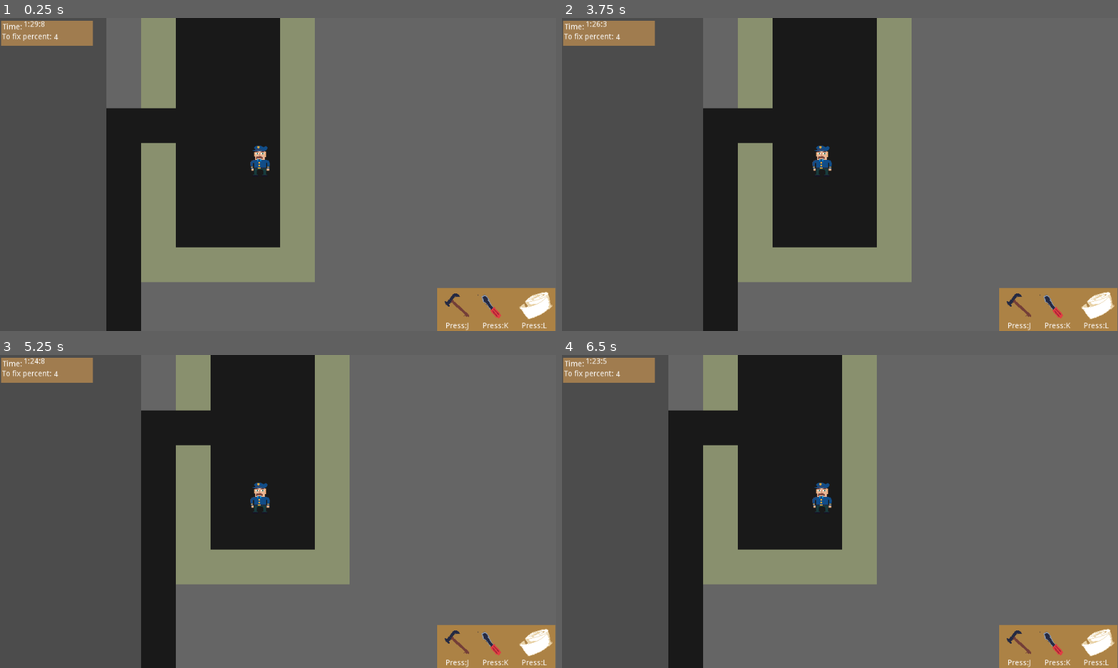
Above: before the commit, frames 1-4 (two rows, left to right).
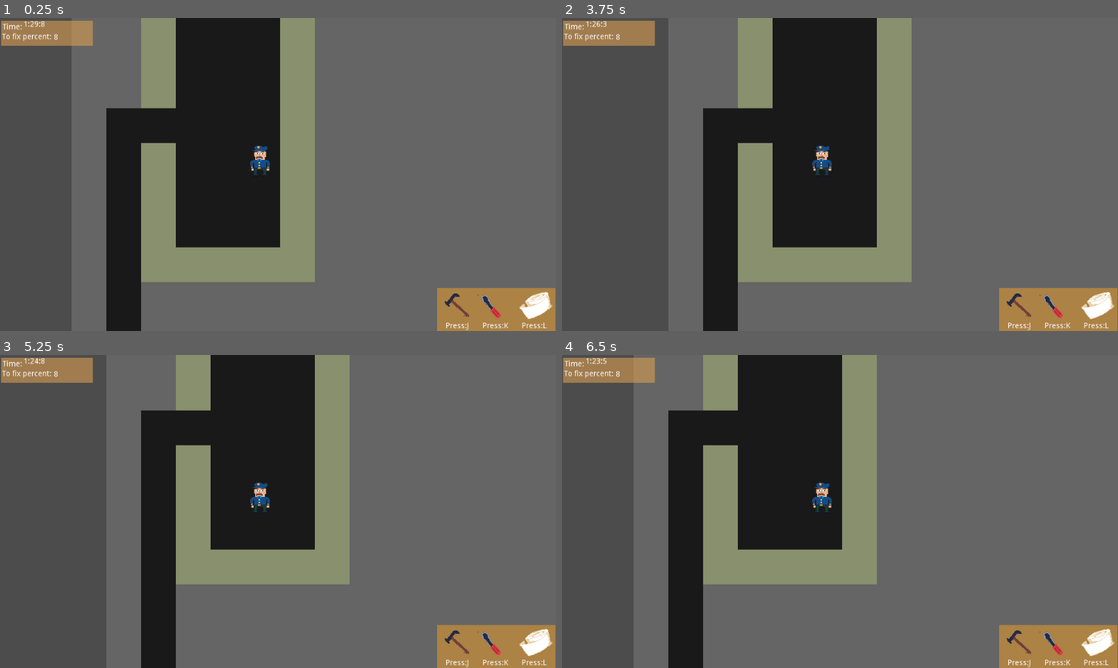
Above: after the commit, the same moments.

Repository: dr-Fade/game-jam-2020
Game: Godot game, scene res://Game.tscn
Same seed, same stepped clock (60 frames per second), same inputs: the game is played once before the commit and once after it.
Inputs:
- Up to frame 1 (0.25 s): no input
- Up to frame 2 (3.75 s): tap Enter at 0.5, 2, 3.5 s; hold D (Right) 0.53-1.28 s; tap L (FixHammer) at 0.6, 2.85 s; tap Space at 1.25, 2.75 s; hold S (Down) 1.28-2.03 s; tap K (FixScrew) at 1.35, 3.6 s; hold D (Right) 2.03-2.78 s; tap J (FixTape) at 2.1 s; hold W (Up) 2.78-3.53 s; hold A (Left) from 3.53 s (still down)
- Up to frame 3 (5.25 s): tap Space at 4.25 s; tap J (FixTape) at 4.35 s; release A (Left) at 5.03 s; hold S (Down) from 5.03 s (still down); tap L (FixHammer) at 5.1 s
- Up to frame 4 (6.5 s): release S (Down) at 5.78 s; hold D (Right) from 5.78 s (still down); tap K (FixScrew) at 5.85 s

The runs differ from the first frame. In frame 1, 5.8% of the frame differs, in the area x 9-20%, y 0-100%; in frame 2, 6.1%, in the area x 9-26%, y 0-100%; in frame 3, 6.1%; in frame 4, 5.8%.

Commit message:
fixed disconnected rooms bug

Diff:
--- a/roguelike-template/Game.gd
+++ b/roguelike-template/Game.gd
@@ -1,15 +1,10 @@
 extends Node2D
 
-# Declare member variables here. Examples:
-# var a = 2
-# var b = "text"
-
 # Preloads
 
-var LEVEL_ROOM_COUNT
 const MIN_ROOM_DIMENSION = 5
 const MAX_ROOM_DIMENSION = 10
-const BORDER_SIZE = 1
+const BORDER_SIZE = 2
 const LEVEL_SIZE = Vector2(50,50)
 const TILE_SIZE = 64
 
@@ -57,7 +52,6 @@
 			brokenItems = brokenItems - 1
 	get_node("TimeAndProgress/FixedItems").set_text(str(brokenItems))
 
-
 func try_move(dx, dy):
 	var x = player_tile.x + dx
 	var y = player_tile.y + dy
@@ -79,7 +73,6 @@
 	get_node("TimeAndProgress/FixedItems").set_text(str(brokenItems))
 
 func build_level():
-	LEVEL_ROOM_COUNT = (LEVEL_SIZE.x / MAX_ROOM_DIMENSION) * (LEVEL_SIZE.y / MAX_ROOM_DIMENSION)
 	rooms.clear()
 	map.clear()
 	tile_map.clear()
@@ -93,13 +86,11 @@
 			tile_map.set_cell(x, y, Tile.Stone)
 
 	var free_regions = [Rect2(Vector2(BORDER_SIZE,BORDER_SIZE), LEVEL_SIZE - Vector2(BORDER_SIZE, BORDER_SIZE))]
-	for i in range(LEVEL_ROOM_COUNT):
+	while !free_regions.empty():
 		add_room(free_regions)
-		if free_regions.empty():
-			break
 
 	place_furniture()
-	brake_furniture()
+	break_furniture()
 	connect_rooms()
 
 	var start_room = rooms.front()
@@ -151,7 +142,7 @@
 				if randi()%100 > 90:
 					furniture.append(FurnitureReference.new(self, x, y, randi() % 3, TILE_SIZE))
 
-func brake_furniture():
+func break_furniture():
 	var cntbroken: int = 0
 	for fur in furniture:
 		if randi() % 2 == 1:
@@ -257,7 +248,7 @@
 
 	for x in range(room.position.x + 1, room.end.x - 2):
 		options.append(Vector3(x, room.position.y, 0))
-		options.append(Vector3(x, room.end.y, 0))
+		options.append(Vector3(x, room.end.y - 1, 0))
 
 	for y in range(room.position.y + 1, room.end.y - 2):
 		options.append(Vector3(room.position.x, y, 0))
@@ -269,8 +260,8 @@
 	var region = free_regions[randi() % free_regions.size()]
 
 	var room_start = Vector2(
-		region.position.x,# + randi() % int(region.size.x) - MIN_ROOM_DIMENSION,
-		region.position.y# + randi() % int(region.size.y) - MIN_ROOM_DIMENSION
+		region.position.x,
+		region.position.y
 	)
 
 	var room_size = Vector2(
